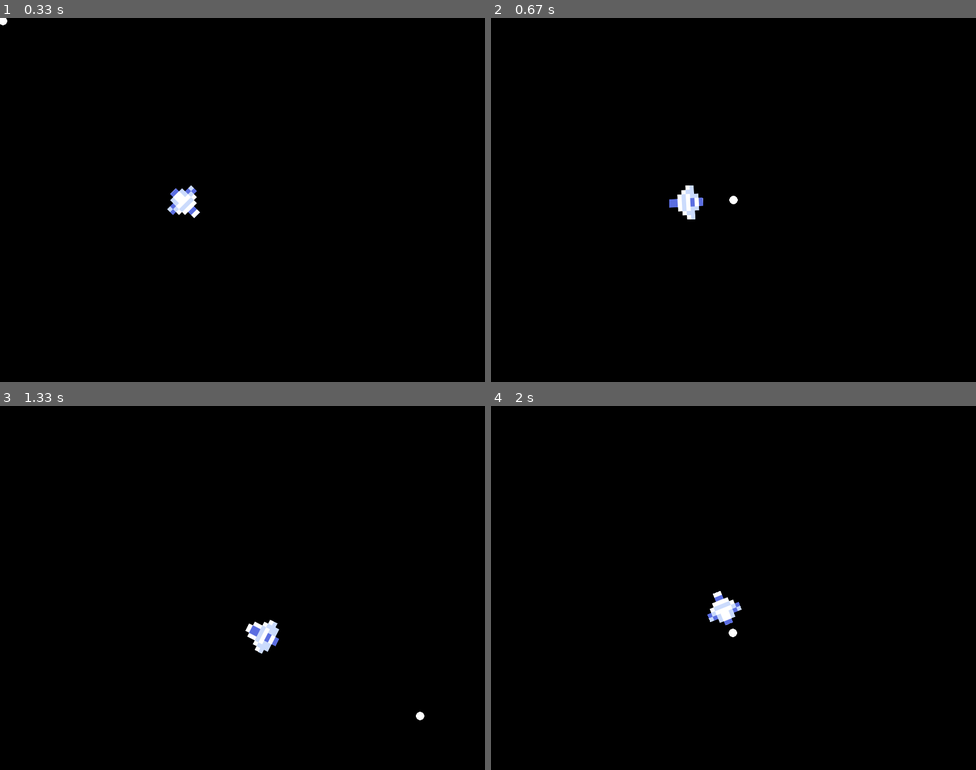
Above: before the commit, frames 1-4 (two rows, left to right).
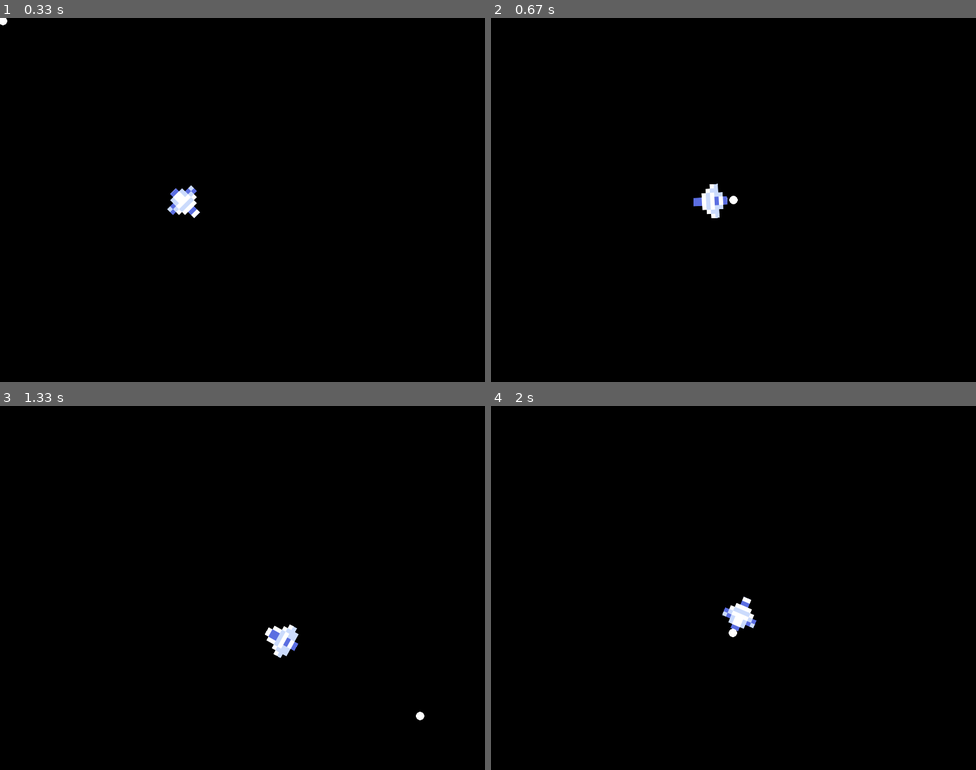
Above: after the commit, the same moments.

Repository: Jungangyoung/love2dtests
Game: LÖVE game, started from luagame2/main.lua
The game is run twice, just before and just after one commit, with the same random seed, the same clock (stepped at 60 frames per second) and the same inputs.
Inputs (mouse positions are in pixels of both pictures, inside the frame that each line leads up to):
- Up to frame 1 (0.33 s): no input
- Up to frame 2 (0.67 s): click (733, 200) at 0.38 s
- Up to frame 3 (1.33 s): click (291, 668) at 0.72 s; click (421, 715) at 1.05 s
- Up to frame 4 (2 s): click (617, 515) at 1.38 s; click (733, 631) at 1.72 s

Frame 1 is identical in both runs. In frame 2, 0.7% of the frame differs, in the area x 36-49%, y 45-56%; in frame 3, 0.7%, in the area x 50-62%, y 58-70%; in frame 4, 0.6%.

Commit message:
Fix fish movement distance check
Adjusted distance calculation for fish movement.

Diff:
--- a/luagame2/main.lua
+++ b/luagame2/main.lua
@@ -42,7 +42,7 @@
     local dist = distance(fish.x, fish.y, mouse_x, mouse_y)
 
     if dist < 500
-    and dist > math.sqrt((fish.image:getWidth() / fish.fn) ^2 + (fish.image:getHeight()) ^2)
+    and dist > math.sqrt((fish.image:getWidth() / fish.fn) ^2 + (fish.image:getHeight()) ^2) / 2
     then
         fish.x = fish.x + fish.speed * math.cos(fish.angle) * dt
         fish.y = fish.y + fish.speed * math.sin(fish.angle) * dt
